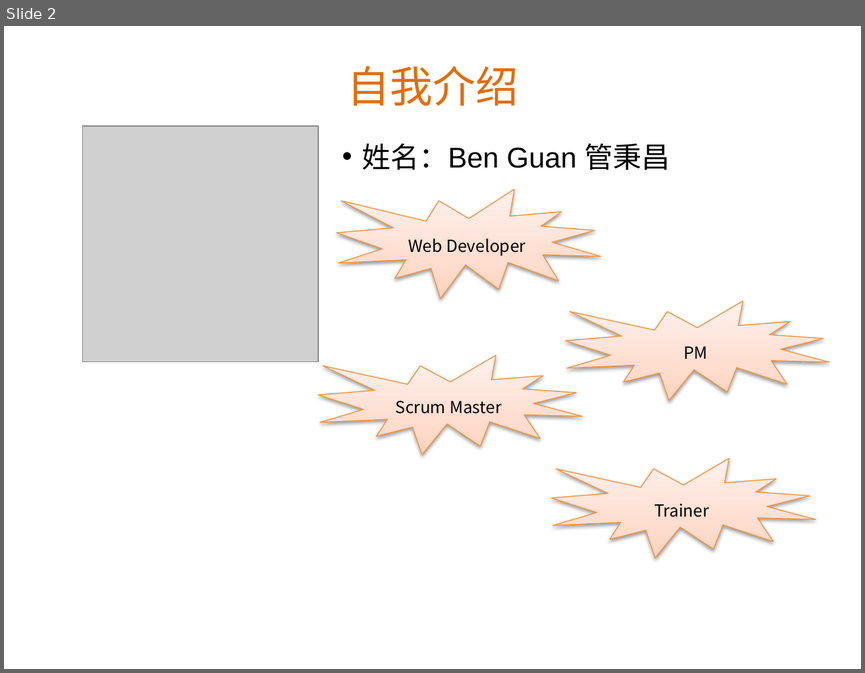
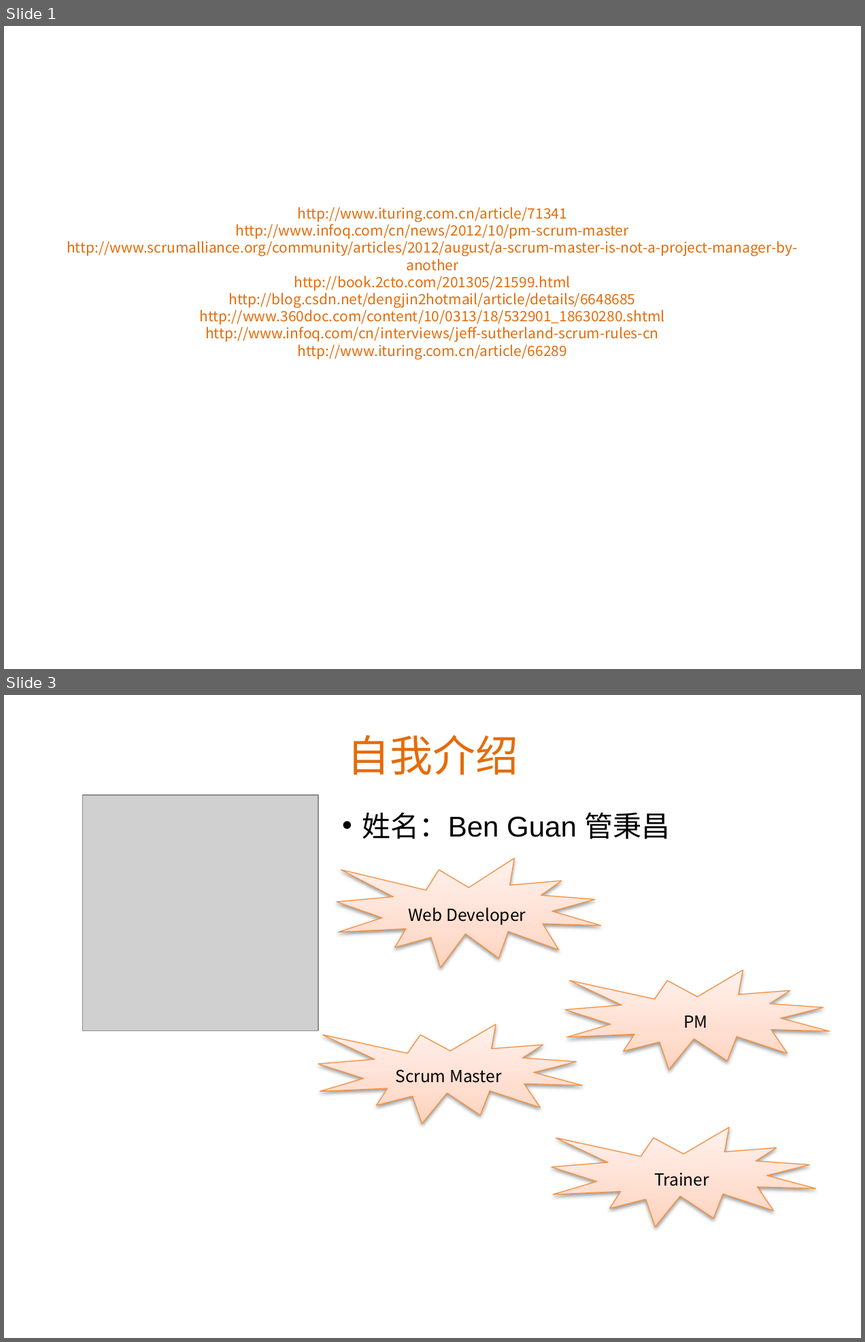
Before and after one commit to Benguan/document, a slide deck: 上大培训：scrum和vs2012 部分.pptx. Shown one above the other, each under a label of ours: slide 2 before the commit, slides 1 and 3 after it; the slides between them are not shown. The pictures are 865x673 and 865x1342 pixels, drawn with LibreOffice and Linux fonts; fonts in the diff are those of the drawing; grey boxes stand for pictures; background and template pictures are left out. Boxes give left, top, right and bottom in pixels: in the first picture for what was removed or moved away, otherwise in the second. Text is boxed around its words. In the diff, an @@ line names an element or a change of style, - is before the commit and + after.

```diff
--- a/上大培训：scrum和vs2012 部分.pptx
+++ b/上大培训：scrum和vs2012 部分.pptx
@@ slide 1 added at (4,26,861,669), background picture (left out) @@
@@ title added at (67,207,797,359), 12 pt, text #E46C0A @@
+http://www.ituring.com.cn/article/71341
+http://www.infoq.com/cn/news/2012/10/pm-scrum-master
+http://www.scrumalliance.org/community/articles/2012/august/a-scrum-master-is-not-a-project-manager-by-another
+http://book.2cto.com/201305/21599.html
+http://blog.csdn.net/dengjin2hotmail/article/details/6648685
+http://www.360doc.com/content/10/0313/18/532901_18630280.shtml
+http://www.infoq.com/cn/interviews/jeff-sutherland-scrum-rules-cn
+http://www.ituring.com.cn/article/66289
@@ what was slide 2 is now slide 3 @@
```
Also in this commit, not shown: 3 slides changed, 1 other slide added, 1 slide removed.
